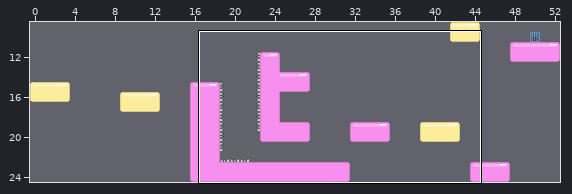
A Tiled map gets an edit: assets/data/secondmapdraft.tmx. The first picture is a wide view before the edit; the outline marks the close-up.
Close-up. As it was:
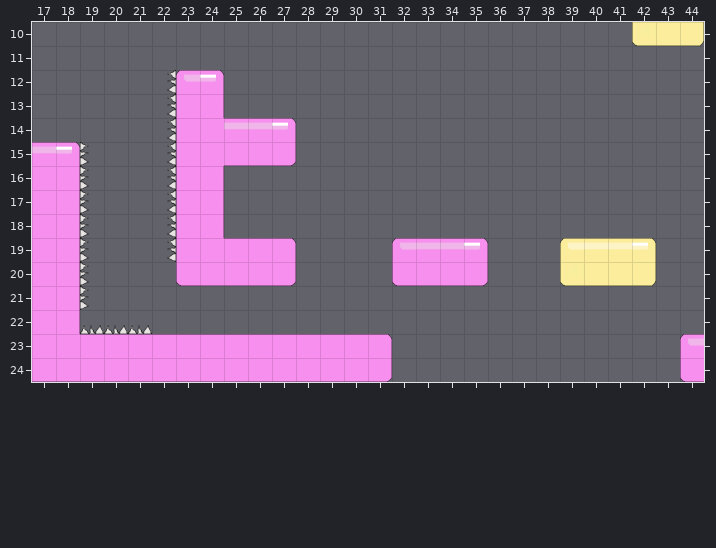
Cells are 75x75 px. Shown: x 17..44, y 10..24.
New version:
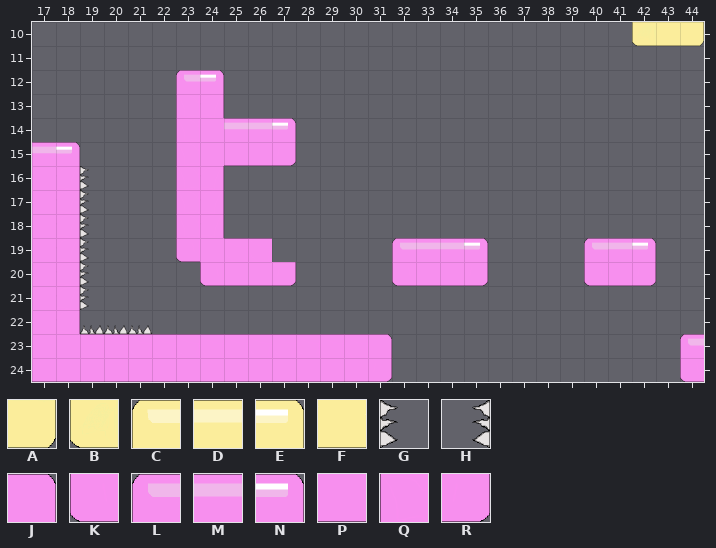
Key: from "tilesetfinal": A 3 "CollapseBallonPart1v3", B 4 "CollapseBallonPart1v4", C 5 "CollapseBallonPart2", D 6 "CollapseBallonPart3", E 9 "CollapseBallonPart4", F 10 "CollapseBallonPart5", G 15 "Spikesv3", H 16 "Spikesv4", J 18 "SupportBallonPart1v2", K 19 "SupportBallonPart1v4", L 20 "SupportBallonPart2", M 21 "SupportBallonPart3", N 25 "SupportBallonPart4", P 26 "SupportBallonPart5", Q 29 "SupportBallonPart5v4", R 31 "SupportBalloonPart1v3".
_ is an empty cell.
Author's note on the commit: Level 2 Completed
From old to new:
{"where": "layer \"Walls\""}
{"y":19,"x":23,"old":"Q","new":"K"}
{"y":19,"x":27,"old":"J","new":"_"}
{"y":19,"x":39,"old":"CDDE","new":"____"}
{"y":20,"x":23,"old":"KP","new":"_K"}
{"y":20,"x":39,"old":"BFFA","new":"____"}
{"where": "layer \"Expand\""}
{"y":19,"x":40,"old":"___","new":"LMN"}
{"y":20,"x":40,"old":"___","new":"KPR"}
{"where": "layer \"Spikes\""}
{"y":12,"x":22,"old":"H","new":"_"}
{"y":13,"x":22,"old":"H","new":"_"}
{"y":14,"x":22,"old":"H","new":"_"}
{"y":15,"x":19,"old":"G","new":"_"}
{"y":15,"x":22,"old":"H","new":"_"}
{"y":16,"x":22,"old":"H","new":"_"}
{"y":17,"x":22,"old":"H","new":"_"}
{"y":18,"x":22,"old":"H","new":"_"}
{"y":19,"x":22,"old":"H","new":"_"}
